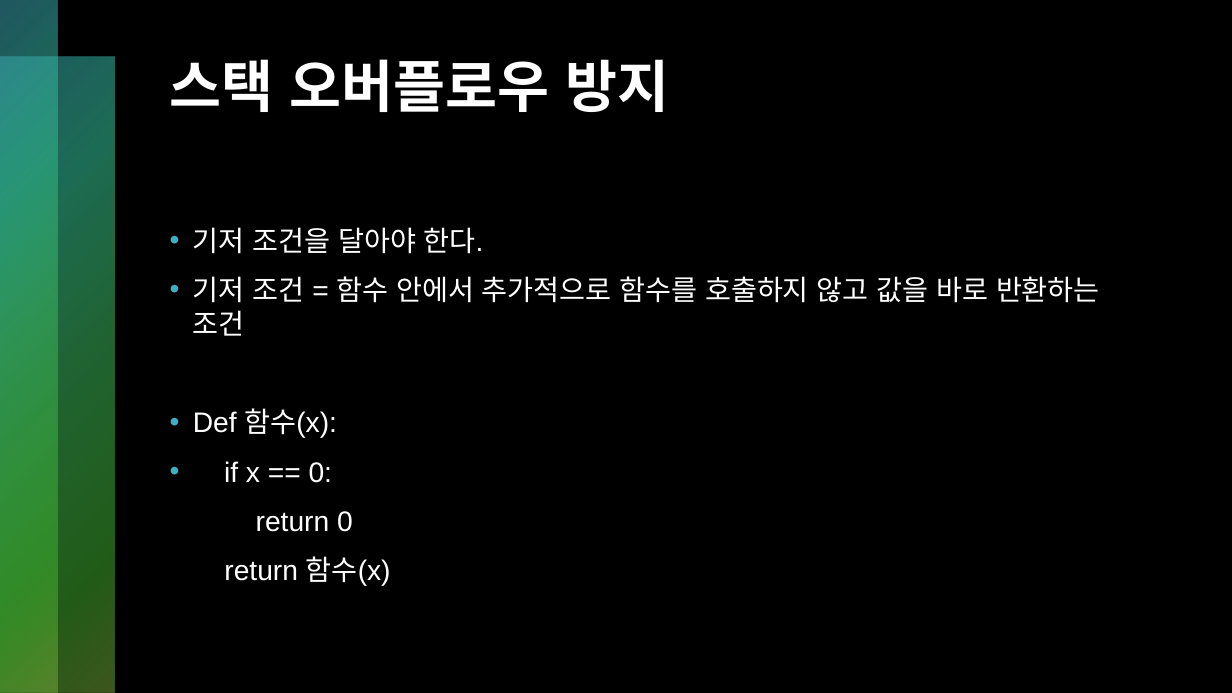
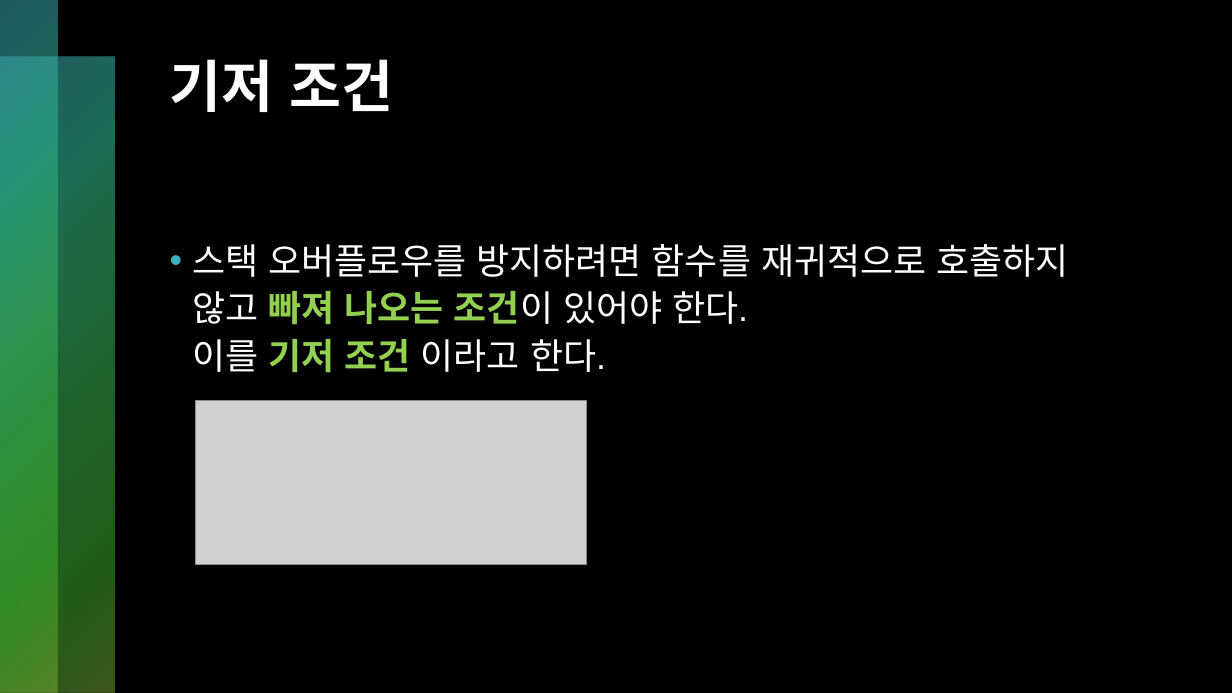
Before and after one commit to kckc0608/hiarc-2024-1-basic-study, a slide deck: slide 23 of [2024-1 기초 스터디] 7. 함수, 재귀함수.pptx (slide 19 before the commit). Drawn at 1232x693 pixels with LibreOffice and Linux fonts; fonts in the diff are those of the drawing; grey boxes stand for pictures. Boxes give left, top, right and bottom in pixels: in the first picture for what was removed or moved away, otherwise in the second. Text is boxed around its words. In the diff, an @@ line names an element or a change of style, - is before the commit and + after.

Commit message:
feat: 5, 6, 7, 8주차 ppt 추가

```diff
--- a/[2024-1 기초 스터디] 7. 함수, 재귀함수.pptx
+++ b/[2024-1 기초 스터디] 7. 함수, 재귀함수.pptx
@@ title at (170,59,393,112): text changed @@
-스택 오버플로우 방지
+기저 조건
@@ text at (193,244,1068,373): text changed; size 22 to 28 pt @@
-• 기저 조건을 달아야 한다.
-• 기저 조건 = 함수 안에서 추가적으로 함수를 호출하지 않고 값을 바로 반환하는 조건
-• Def 함수(x):
-• if x == 0:
-return 0
-return 함수(x)
+• 스택 오버플로우를 방지하려면 함수를 재귀적으로 호출하지 않고 빠져 나오는 조건이 있어야 한다.
+  이를 기저 조건 이라고 한다.
@@ picture added at (196,400,587,565) @@
```
Also in this commit, not shown: 16 other slides changed, 43 slides added, 4 slides removed, 12 other files.
